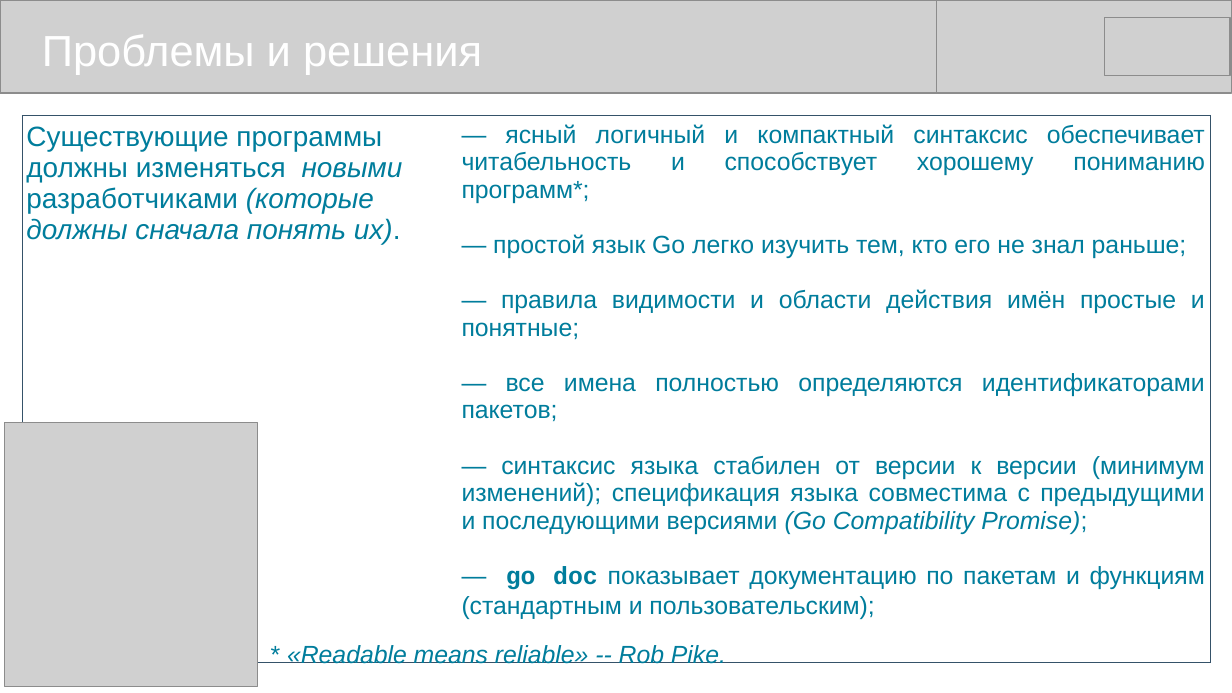
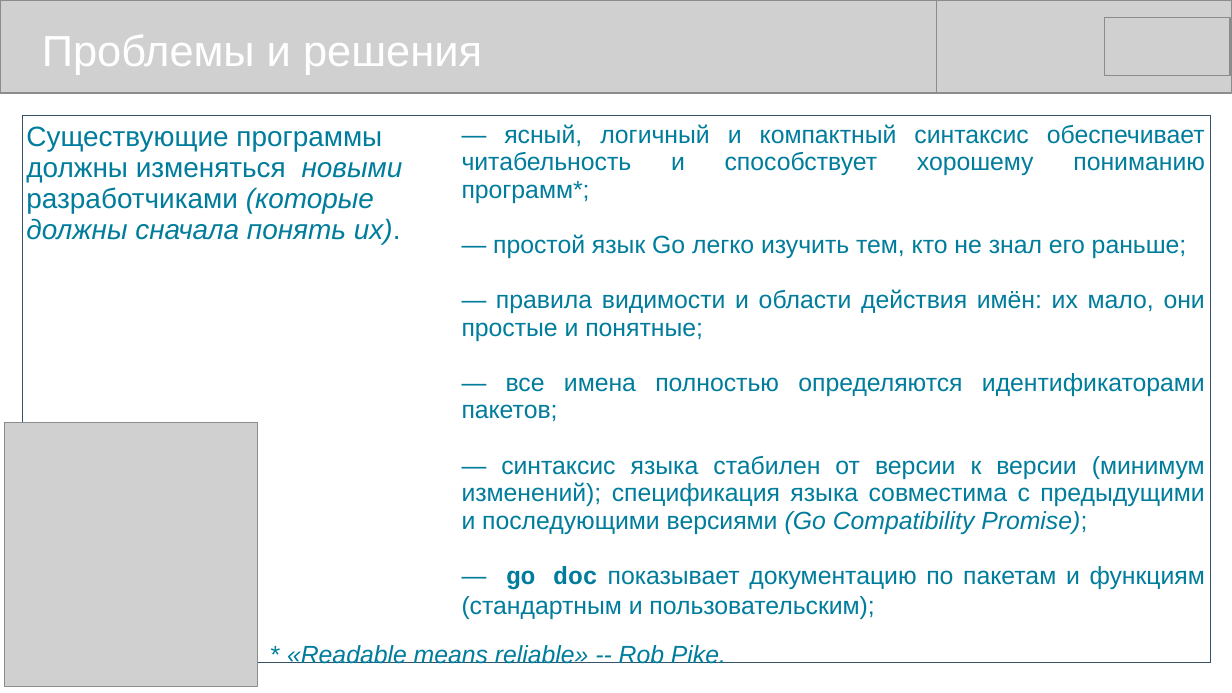
Before and after one commit to mike-shock/Go_language, a slide deck: slide 8 of view/Go_View.odp. Drawn at 1232x693 pixels with LibreOffice and Linux fonts; fonts in the diff are those of the drawing; grey boxes stand for pictures. Boxes give left, top, right and bottom in pixels: in the first picture for what was removed or moved away, otherwise in the second. Text is boxed around its words. In the diff, an @@ line names an element or a change of style, - is before the commit and + after.

```diff
--- a/view/Go_View.odp
+++ b/view/Go_View.odp
@@ table at (22,115,1211,623) @@
-row 1, column 2: — ясный логичный и компактный синтаксис обеспечивает читабельность и способствует хорошему пониманию программ*; / — простой язык Go легко изучить тем, кто его не знал раньше; / — правила видимости и области действия имён простые и понятные; / — все имена полностью определяются идентификаторами пакетов; / — синтаксис языка стабилен от версии к версии (минимум изменений); спецификация языка совместима с предыдущими и последующими версиями (Go Compatibility Promise); / — go doc показывает документацию по пакетам и функциям (стандартным и пользовательским);
+row 1, column 2: — ясный, логичный и компактный синтаксис обеспечивает читабельность и способствует хорошему пониманию программ*; / — простой язык Go легко изучить тем, кто не знал его раньше; / — правила видимости и области действия имён: их мало, они простые и понятные; / — все имена полностью определяются идентификаторами пакетов; / — синтаксис языка стабилен от версии к версии (минимум изменений); спецификация языка совместима с предыдущими и последующими версиями (Go Compatibility Promise); / — go doc показывает документацию по пакетам и функциям (стандартным и пользовательским);
```
Also in this commit, not shown: 12 other slides changed, 3 other files.
